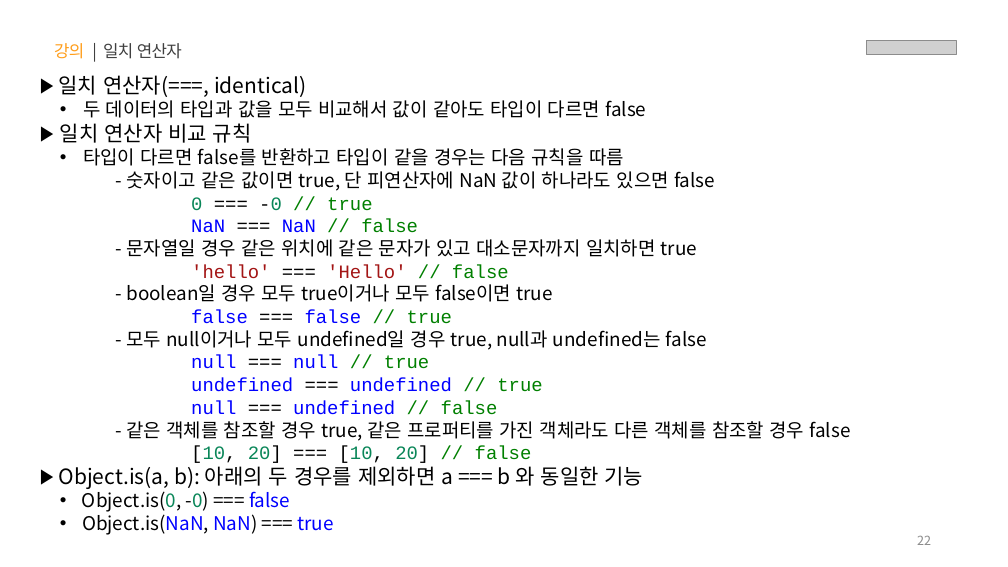
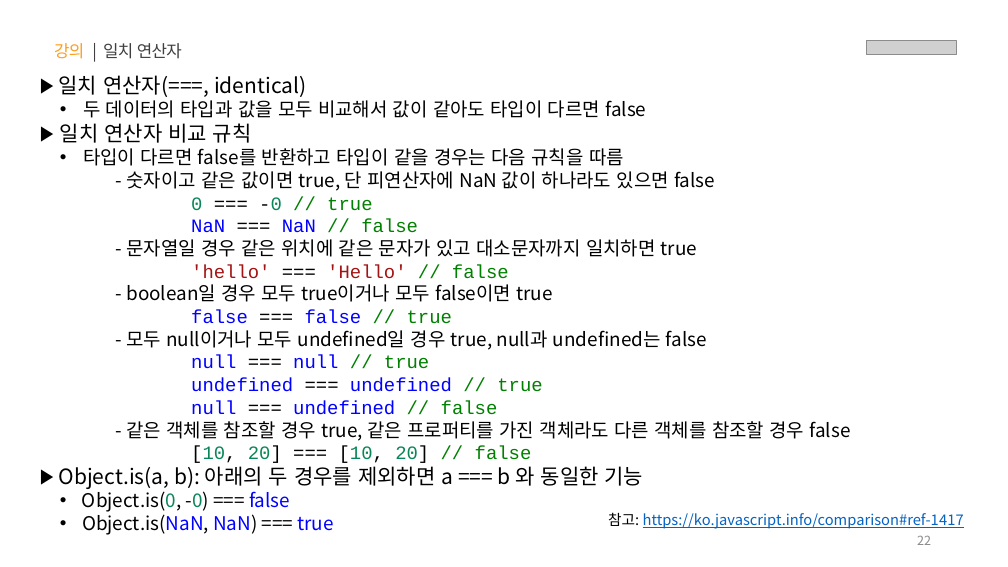
Before and after one commit to yebin-jeong/learn-js, a slide deck: slide 22 of PPT/01.자바스크립트 - 기초 문법.pptx. Drawn at 1008x567 pixels with LibreOffice and Linux fonts; fonts in the diff are those of the drawing; grey boxes stand for pictures. Boxes give left, top, right and bottom in pixels: in the first picture for what was removed or moved away, otherwise in the second. Text is boxed around its words. In the diff, an @@ line names an element or a change of style, - is before the commit and + after.

Commit message:
📝 참고 URL 추가

```diff
--- a/PPT/01.자바스크립트 - 기초 문법.pptx
+++ b/PPT/01.자바스크립트 - 기초 문법.pptx
@@ text added at (x1=608, y1=512, x2=964, y2=529), 14 pt, text #0563C1, underline @@
+참고: https://ko.javascript.info/comparison#ref-1417
```
Also in this commit, not shown: 45 other slides changed.
